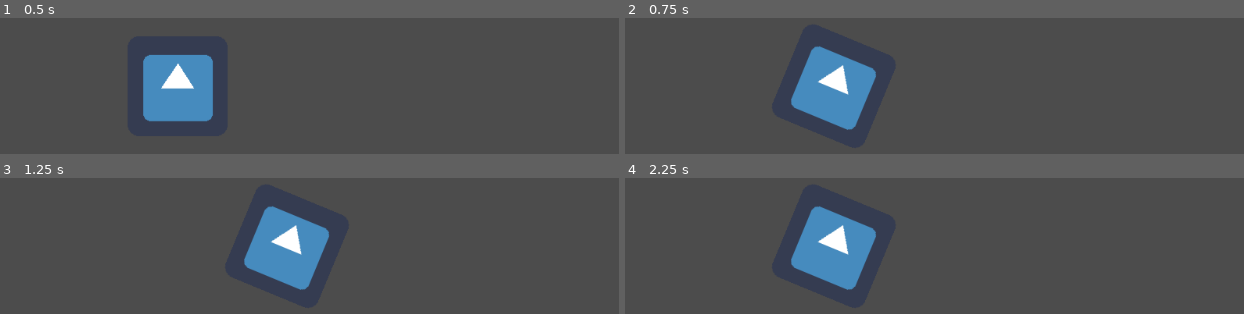
Above: before the commit, frames 1-4 (two rows, left to right).
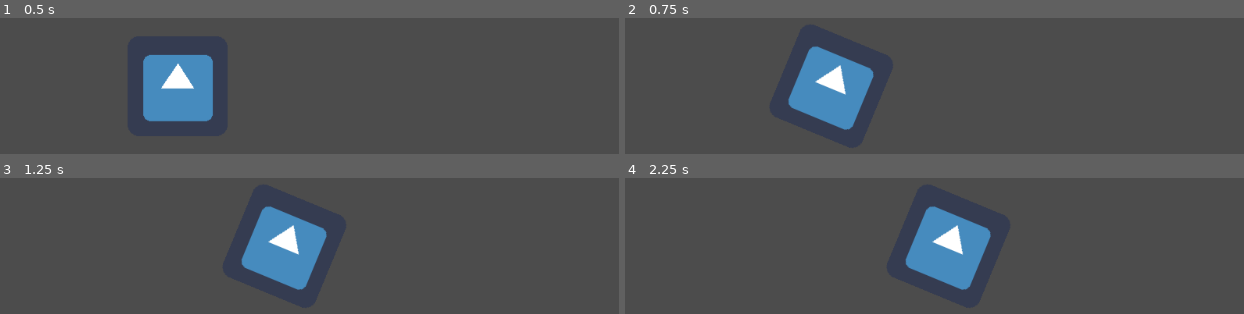
Above: after the commit, the same moments.

Repository: snowbillr/learning-godot
Game: Godot game, scene res://Main.tscn
The game is run twice, just before and just after one commit, with the same random seed, the same clock (stepped at 60 frames per second) and the same inputs. The engine's default icon, where the game draws it, is replaced by a stand-in: a white triangle on a blue panel in a dark square.
Inputs:
- Up to frame 1 (0.5 s): no input
- Up to frame 2 (0.75 s): tap Enter at 0.5 s; hold Right (ui_right) from 0.53 s (still down)
- Up to frame 3 (1.25 s): keep holding Right (ui_right)
- Up to frame 4 (2.25 s): release Right (ui_right) at 1.28 s; hold Left (ui_left) 1.28-2.03 s; hold Right (ui_right) from 2.03 s (still down)

Frame 1 is identical in both runs. In frame 2, 1.0% of the frame differs, in the area x 26-41%, y 20-83%; in frame 3, 1.0%; in frame 4, 11%, in the area x 26-60%, y 20-83%.

Commit message:
transition triggers

Diff:
--- a/fizzy/FizzyMachine.gd
+++ b/fizzy/FizzyMachine.gd
@@ -8,6 +8,7 @@
 var target = null
 var states = []
 var current_state: Node = null
+var current_state_transition_triggers = []
 
 func _ready() -> void:
     target = get_node(target_path)
@@ -15,9 +16,31 @@
 
     transition_to(initial_state_name, {})
 
+func transition_to(state_name: String, data) -> void:
+    if current_state and current_state.has_method("fizzy_exit"):
+        current_state.fizzy_exit(target, self, data)
+        current_state_transition_triggers = []
+
+    current_state = _get_state_by_name(state_name)
+
+    if current_state.has_method("fizzy_enter"):
+        current_state.fizzy_enter(target, self, data)
+
+func register_transition_trigger(to: String, trigger) -> void:
+    current_state_transition_triggers.append({
+        "to": to,
+        "trigger": trigger
+    })
+
 func _process(delta: float) -> void:
     if current_state and current_state.has_method("fizzy_process"):
         current_state.fizzy_process(target, self, delta)
+
+    for transition_trigger in current_state_transition_triggers:
+        var trigger_value = transition_trigger["trigger"].call_func(target)
+        if trigger_value != null:
+            transition_to(transition_trigger["to"], trigger_value)
+            break;
 
 func _physics_process(delta: float) -> void:
     if current_state and current_state.has_method("fizzy_physics_process"):
@@ -31,15 +54,6 @@
     if current_state and current_state.has_method("fizzy_unhandled_input"):
         current_state.fizzy_unhandled_input(target, self, event)
 
-func transition_to(state_name: String, data) -> void:
-    if current_state and current_state.has_method("fizzy_exit"):
-        current_state.fizzy_exit(target, self, data)
-
-    current_state = _get_state_by_name(state_name)
-
-    if current_state.has_method("fizzy_enter"):
-        current_state.fizzy_enter(target, self, data)
-
 func _get_state_by_name(state_name: String) -> Node:
     for state in states:
         if state.name == state_name:
--- a/fizzy/idle.gd
+++ b/fizzy/idle.gd
@@ -1,15 +1,22 @@
 extends Node
 
 func fizzy_enter(target, fsm, data) -> void:
-    print("idle enter")
+    fsm.register_transition_trigger("walking", funcref(self, "_walking_trigger"))
 
 func fizzy_exit(target, fsm, data) -> void:
     print("idle exit")
 
-func fizzy_input(target, fsm, event: InputEvent):
-    if event is InputEventKey and event.is_pressed():
-        match event.as_text():
-            "Left":
-                fsm.transition_to("walking", { "direction": "left" })
-            "Right":
-                fsm.transition_to("walking", { "direction": "right" })
+#func fizzy_input(target, fsm, event: InputEvent):
+#    if event is InputEventKey and event.is_pressed():
+#        match event.as_text():
+#            "Left":
+#                fsm.transition_to("walking", { "direction": "left" })
+#            "Right":
+#                fsm.transition_to("walking", { "direction": "right" })
+
+func _walking_trigger(target):
+    if Input.is_action_just_pressed("ui_left"):
+        return { "direction": "left" }
+    if Input.is_action_just_pressed("ui_right"):
+        return { "direction": "right" }
+    return null
--- a/fizzy/script_templates/fizzy_state.gd
+++ b/fizzy/script_templates/fizzy_state.gd
@@ -1,4 +1,10 @@
 extends %BASE%
+
+func fizzy_enter(target, fsm, data)%VOID_RETURN%:
+    pass
+
+func fizzy_exit(target, fsm, data)%VOID_RETURN%:
+    pass
 
 func fizzy_process(target, fsm, delta%FLOAT_TYPE%)%VOID_RETURN%:
     pass
--- a/fizzy/walking.gd
+++ b/fizzy/walking.gd
@@ -5,6 +5,7 @@
 
 func fizzy_enter(target, fsm, data) -> void:
     print("walking enter")
+
     if data["direction"] == "left":
         direction = Vector2.LEFT
         target.get_node("Sprite").rotation = -PI / 8
@@ -12,16 +13,17 @@
         direction = Vector2.RIGHT
         target.get_node("Sprite").rotation = PI / 8
 
+    fsm.register_transition_trigger("idle", funcref(self, "_idle_trigger"))
+
 func fizzy_exit(target, fsm, data) -> void:
     target.get_node("Sprite").rotation = 0
 
 func fizzy_process(target, fsm, delta):
     target.position += direction * speed * delta
 
-func fizzy_input(target, fsm, event: InputEvent):
-    if event is InputEventKey and !event.is_pressed():
-        match event.as_text():
-            "Left":
-                fsm.transition_to("idle", {})
-            "Right":
-                fsm.transition_to("idle", {})
+func _idle_trigger(target):
+    if direction == Vector2.LEFT and Input.is_action_just_released("ui_left"):
+        return true
+    elif direction == Vector2.RIGHT and Input.is_action_just_released("ui_right"):
+        return true
+    return null
